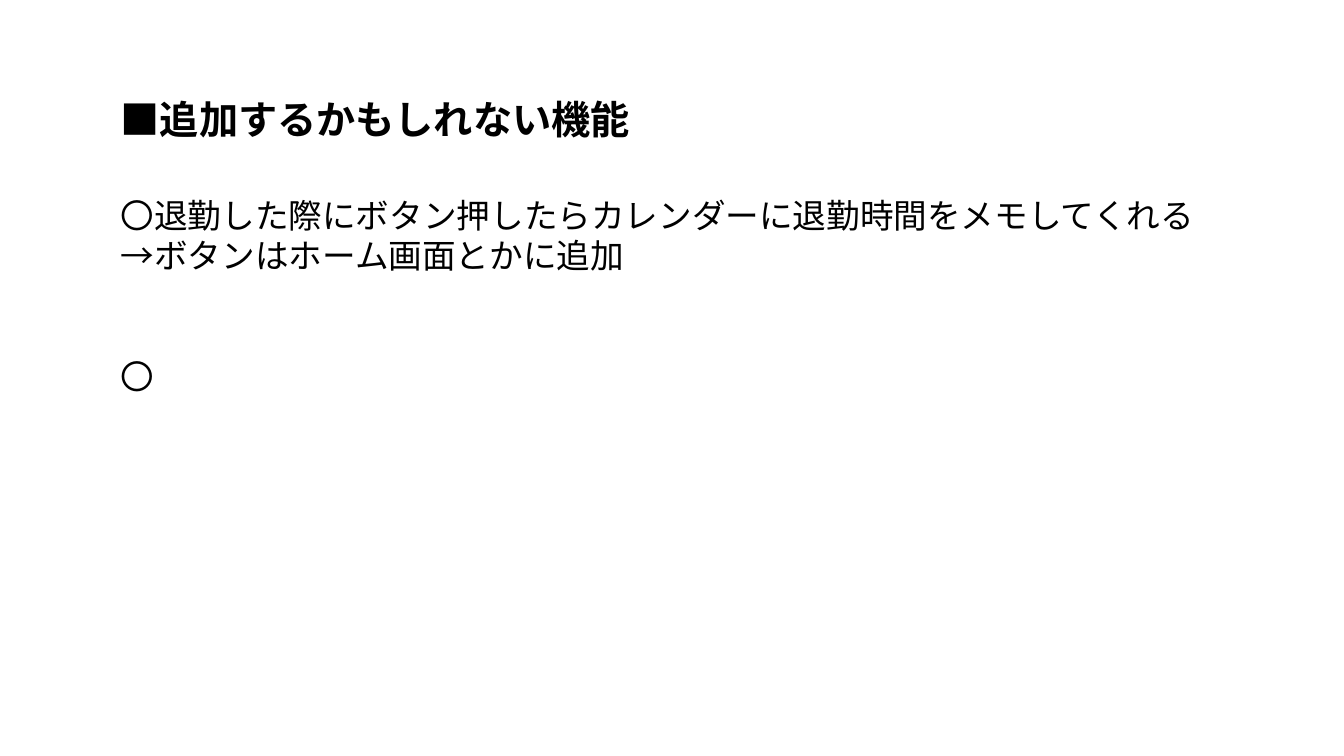
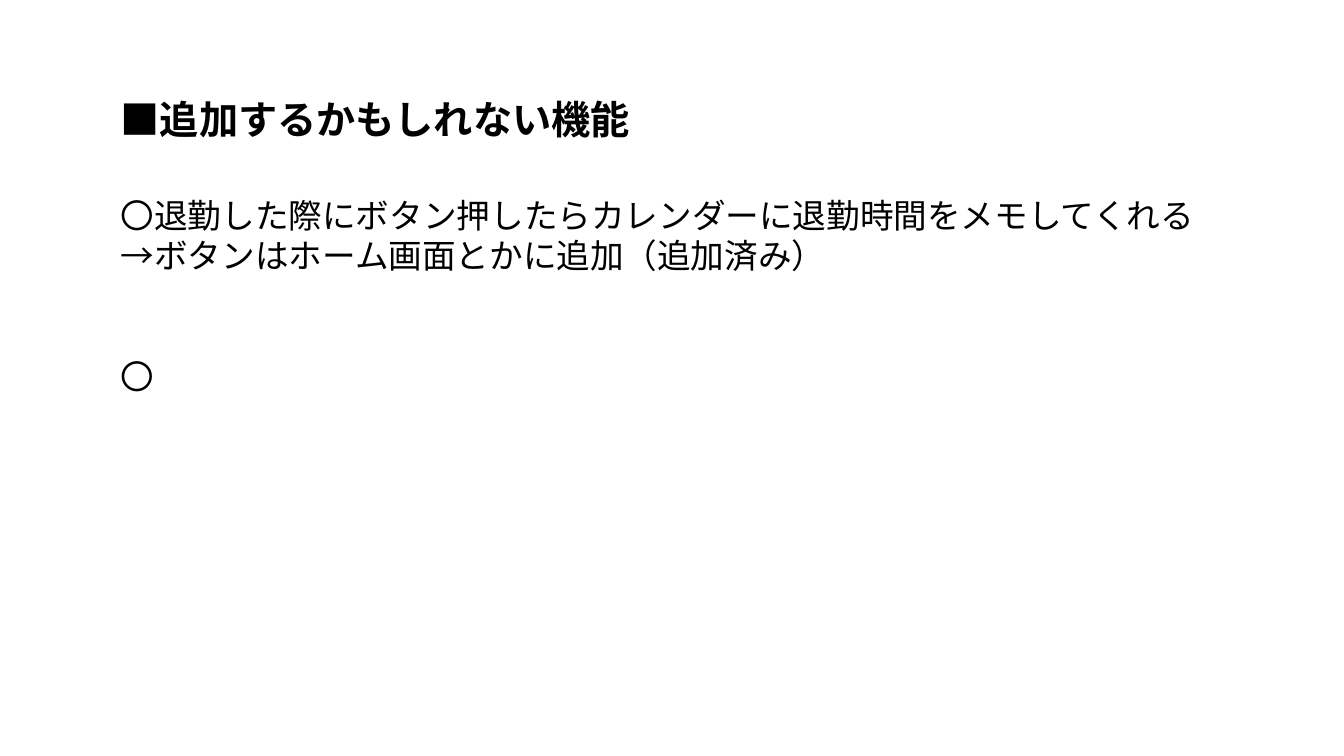
Before and after one commit to kobaken0626/mobile00000, a slide deck: slide 8 of mobileアプリ資料.pptx. Drawn at 1344x756 pixels with LibreOffice and Linux fonts; fonts in the diff are those of the drawing. Boxes give left, top, right and bottom in pixels: in the first picture for what was removed or moved away, otherwise in the second. Text is boxed around its words. In the diff, an @@ line names an element or a change of style, - is before the commit and + after.

```diff
--- a/mobileアプリ資料.pptx
+++ b/mobileアプリ資料.pptx
@@ text at bbox=[121, 239, 826, 271]: text changed @@
-→ボタンはホーム画面とかに追加
+→ボタンはホーム画面とかに追加（追加済み）
```
Also in this commit, not shown: 1 slide added, 1 other file.
